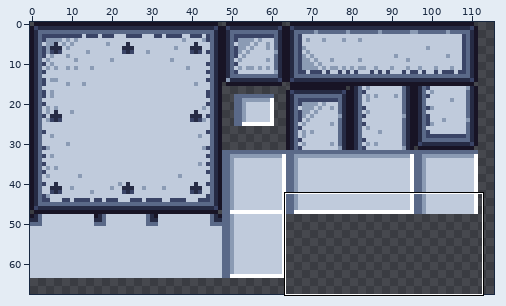
Pixel-art file -- game/Assets/Terrain/Tiles/PlatformTiles_V2.aseprite. Above: a wide view before the commit, with the close-up outlined.
Close-up. The starting point:
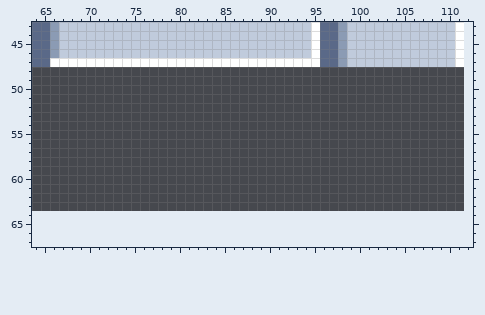
112x64 pixels, 1 frame. Shown: x 64..112, y 43..67. The old version is drawn lined up with the new one, on the new canvas. The wide view leaves out empty margins.
New version:
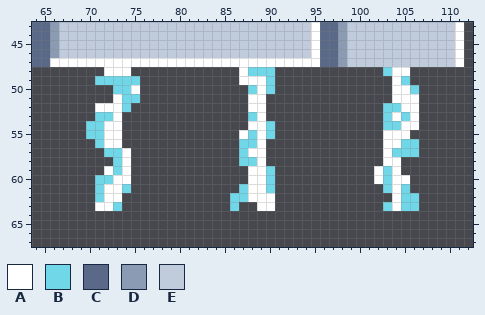
Palette (. is transparent): A #ffffff  B #6fd7e7  C #5a6988  D #8b9bb4  E #c0cbdc
Edits made:
canvas 112x64 -> 128x128
@@ x 64..112 @@
 47 CCAAAAAAAAAAAAAAAAAAAAAAAAAAAAAACCDEEEEEEEEEEEEA.
-48 .................................................
-49 .................................................
-50 .................................................
-51 .................................................
-52 .................................................
-53 .................................................
-54 .................................................
-55 .................................................
-56 .................................................
-57 .................................................
-58 .................................................
-59 .................................................
-60 .................................................
-61 .................................................
-62 .................................................
-63 .................................................
+48 ........AAA............ABBB............BAA.......
+49 .......BBBBB...........AAAB.............AB.......
+50 .........BBA............BAB.............AAB......
+51 .........ABB............AA..............AAA......
+52 .......AAAB.............AA.............BBAA......
+53 .......BBA..............BA.............BABA......
+54 ......BBAA..............AAB............BBAA......
+55 ......BBAA.............ABAB............AAA.......
+56 .......BAA.............BBA.............AABB......
+57 ........BBA............BAA.............ABBB......
+58 .........BA............BBA.............AA........
+59 ........ABA.............AAB...........ABA........
+60 .......BBAA.............AAB...........ABAA.......
+61 .......BAAB............BAAB............BAB.......
+62 .......BAA............BBAAA.............ABB......
+63 .......AAB............B..AA............BABB......
 64 .................................................
Boxes around the changes in both close-ups, in picture pixels (x1, y1, x2, y2):
added: (86, 67, 140, 211)
added: (230, 67, 275, 211)
added: (374, 67, 419, 211)
